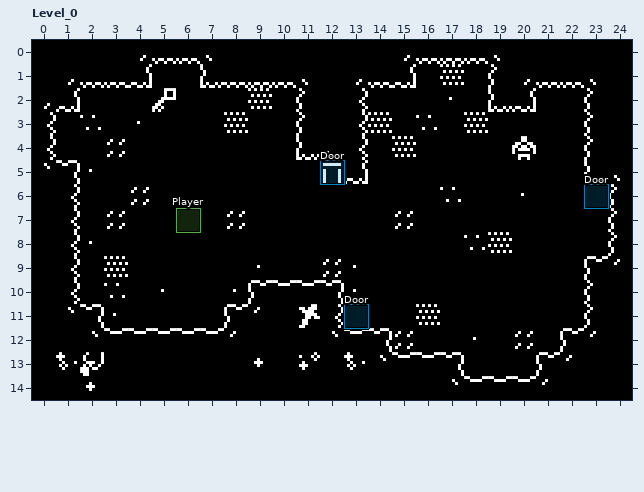
An edit to a level. LDtk project, source/maps/testlevel.ldtk. The first picture shows the starting point.
Cells are 8x8 px. Shown: Level_0 x 0..24, y 0..14.
And afterwards:
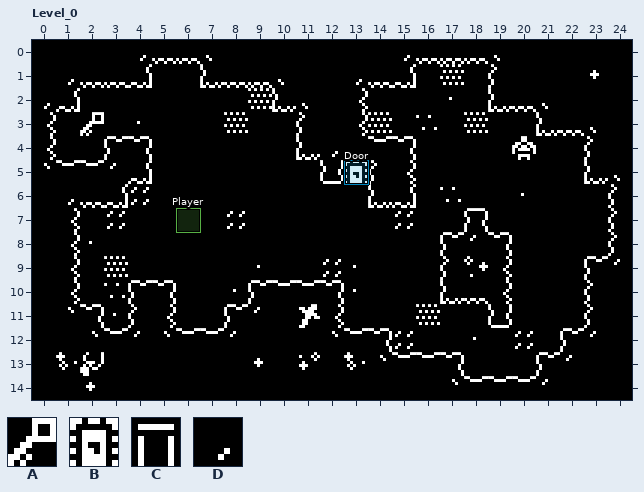
Key: from "Test_map": A 29, B 433, C 1177; from "Walls": D 1.
_ is an empty cell.
Objects are placed by their top-left corner, in cells (3,4 is the top-left corner of cell 3,4); size is 1x1 cell unless given.
What changed:
Layer "Walls":
y 2: x 10 _ -> D; x 21 _ -> D
y 3: x 21..22 __ -> DD
y 4: x 3..4 __ -> DD; x 14..15 __ -> DD
y 5: x 2..4 ___ -> DDD; x 13..15 D__ -> _DD
y 6: x 2..3 __ -> DD; x 14..15 __ -> DD
y 7: x 18 _ -> D
y 8..9: x 17..19 ___ -> DDD
y 10: x 4..5 __ -> DD; x 17..19 ___ -> DDD
y 11: x 4..5 __ -> DD; x 19 _ -> D
Layer "Unique_tiles":
y 5: x 12..13 C_ -> _B
Layer "Entities":
changed: "Door" rectangle at 12,5 -> "Door" rectangle at 13,5
changed: A "KeyItem" at 5,2 -> A "KeyItem" at 2,3
added: "Door" rectangle at 13,5
removed: "Door" rectangle at 23,6
removed: "Door" rectangle at 13,11
